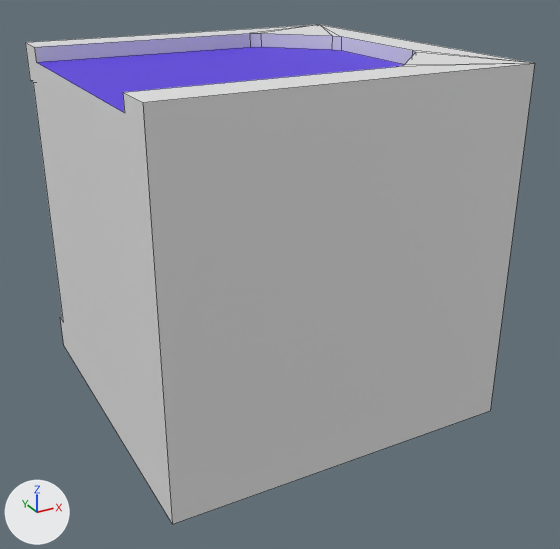
The FBX model Assets/Models/Unique by lvls/Ch 4 Lvl 5-6/Bok_2_full.fbx: old version first, new version second.
Camera for both pictures: a 50 mm camera at (3.0398, 4.1301, 0.5289) aimed at (3.2576, 4.526, 0.331). The lights are fixed; the arrows at lower left show +X, +Y and +Z. Mesh edges are drawn as thin lines. Where no turn or scale is listed for an object, it has been applied to the vertices.

In view in the first picture: 'STRONG Base Model.444'.
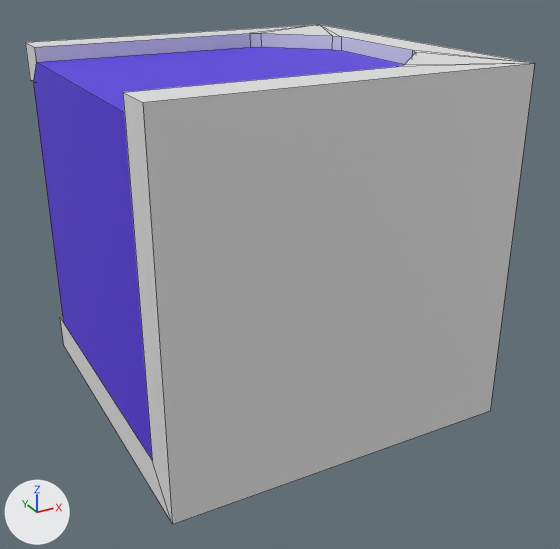
Changed parts and their boxes [x1, y1, x2, y2] in the pictures (560 x 549 px):
part 1 of me_cube_504, built on
    both: [25, 43, 172, 523]

The change, as a list of edits to the scene's bpy script:
```text
Change me_cube_504:
    where me_cube_504.from_pydata(...)  # 48 vertices, 42 faces; spans x -0.13..0.087, y -0.109..0.108, z -0.109..0.108
    used by ob_strong_base_model_444
    verts and faces of me_cube_504; kept vertices keep their numbers, new ones are numbered from 48
    before: 0 (-0.13, 0.108, 0.108) at pixel (25, 42), 1 (-0.13, 0.108, -0.109) at pixel (63, 345), 2 (-0.13, -0.084, 0.108) at pixel (122, 92), 3 (-0.13, 0.083, 0.108) at pixel (34, 47), 5 (-0.13, 0.108, -0.086) at pixel (60, 317)
    before: 6 (-0.13, 0.108, 0.084) at pixel (30, 80), 7 (-0.13, -0.109, 0.108) at pixel (142, 102), 8 (-0.13, -0.109, -0.109) at pixel (172, 524), 28 (-0.13, -0.084, 0.099) at pixel (124, 113), 29 (-0.13, 0.083, 0.099) at pixel (36, 62)
    before: 38 (-0.13, 0.099, 0.084) at pixel (33, 82), 39 (-0.13, 0.099, -0.086) at pixel (63, 322)
    me_cube_504 part 1
    add delete_faces([(0, 6, 38, 39, 5, 1, 8, 7, 2, 28, 29, 3)])
    add verts[48] = (-0.13, -0.084, -0.086)  # pixel (152, 460)
    add faces += [(2, 28, 48, 8, 7), (0, 6, 38, 29, 3), (1, 8, 48, 39, 5)]  # mat_outside (white #e7e7e7)
    add faces += [(28, 29, 38, 39, 48)]  # mat_inside (blue #5731e7)
```
